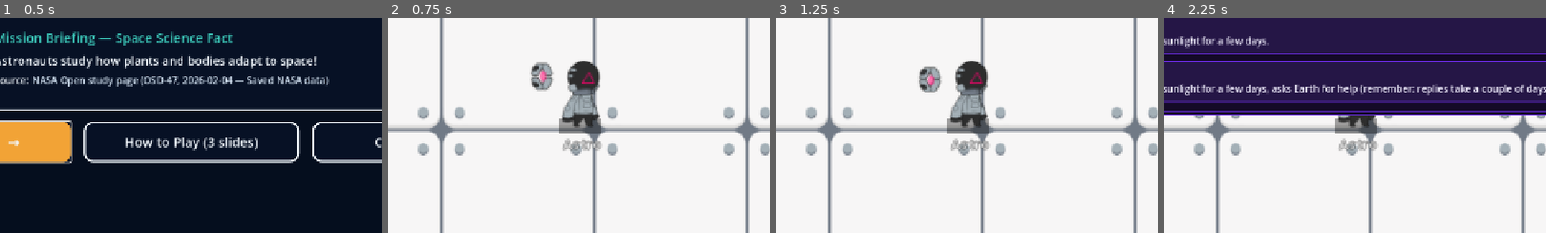
Above: before the commit, frames 1-4 (left to right).
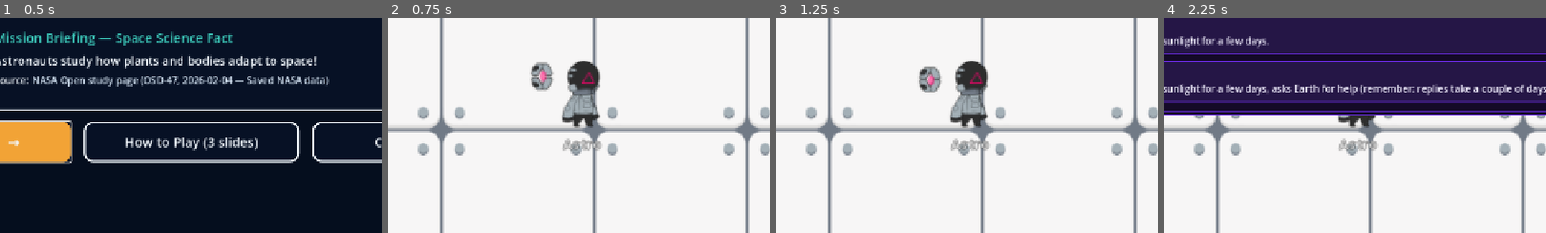
Above: after the commit, the same moments.

Repository: Inno-san/nasa_lunar_
Game: Godot game, scene res://scenes/main_menu.tscn
Two runs of this game, one before a commit and one after it. Both use one fixed random seed, a clock stepped at 60 frames per second and the inputs below.
Inputs:
- Up to frame 1 (0.5 s): no input
- Up to frame 2 (0.75 s): click "Play Mission →" at 0.5 s
- Up to frame 3 (1.25 s): no input
- Up to frame 4 (2.25 s): click "▶▶ NEXT DAY" at 1.25 s; click "START DAY 2 ▶" at 2 s
The pictures show only the part of the screen within x 25-75%, y 30-80%; the shares and areas given below are measured in that part.

Frame 1 is identical in both runs. In frame 2, 0.6% of the frame differs, in the area x 44-56%, y 46-54%; in frame 3, 0.6%; in frame 4, 0.6%.

Commit message:
chore(player): remove rectangular Shadow bar under astronaut

Diff:
--- a/scenes/astronaut.tscn
+++ b/scenes/astronaut.tscn
@@ -230,14 +230,6 @@
 script = ExtResource("1_astro")
 
 [node name="Visuals" type="Node2D" parent="." unique_id=2104070794]
-
-[node name="Shadow" type="ColorRect" parent="Visuals" unique_id=327620743]
-offset_left = -18.0
-offset_top = 12.0
-offset_right = 18.0
-offset_bottom = 24.0
-mouse_filter = 2
-color = Color(0, 0, 0, 0.35)
 
 [node name="AnimatedSprite2D" type="AnimatedSprite2D" parent="Visuals" unique_id=1732272302]
 texture_filter = 4
Not shown, changed: export/web/index.pck
